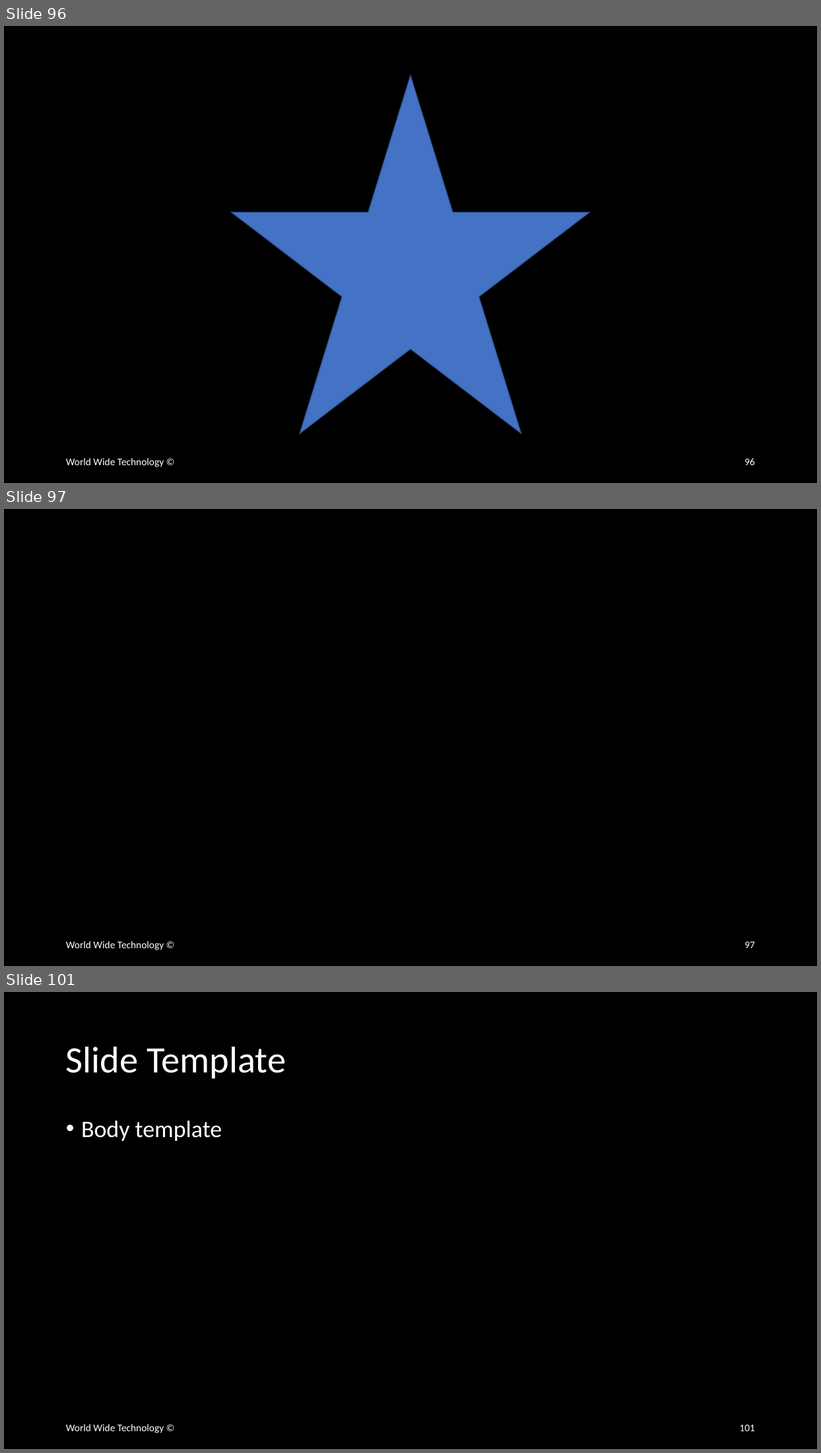
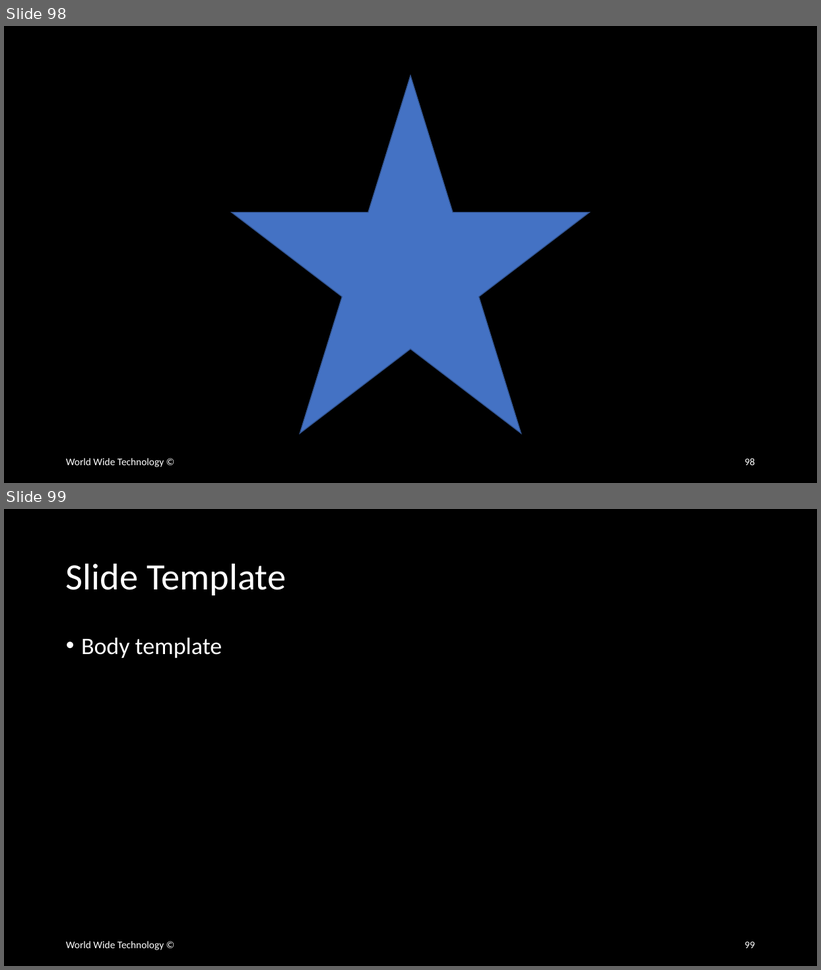
Before and after one commit to wwt/curl-requests-foundations, a slide deck: curl-requests-foundations.pptx. Shown one above the other, each under a label of ours: slides 96, 97 and 101 before the commit, slides 98 and 99 after it; the slides between them are not shown. The pictures are 821x1453 and 821x970 pixels, drawn with LibreOffice and Linux fonts; fonts in the diff are those of the drawing. Boxes give left, top, right and bottom in pixels: in the first picture for what was removed or moved away, otherwise in the second. Text is boxed around its words. In the diff, an @@ line names an element or a change of style, - is before the commit and + after.

```diff
--- a/curl-requests-foundations.pptx
+++ b/curl-requests-foundations.pptx
@@ slide 97 removed at [4, 509, 817, 966], background #000000 @@
@@ text removed at [66, 941, 164, 951] @@
-World Wide Technology ©
@@ page number removed at [745, 942, 755, 949] @@
-97
@@ what was slide 96 is now slide 98 @@
@@ page number at [745, 458, 755, 466]: text changed @@
-96
+98
@@ what was slide 101 is now slide 99 @@
@@ page number at [745, 942, 755, 949]: text changed @@
-101
+99
```
Also in this commit, not shown: 12 slides changed, 2 slides added, 3 other slides removed.
